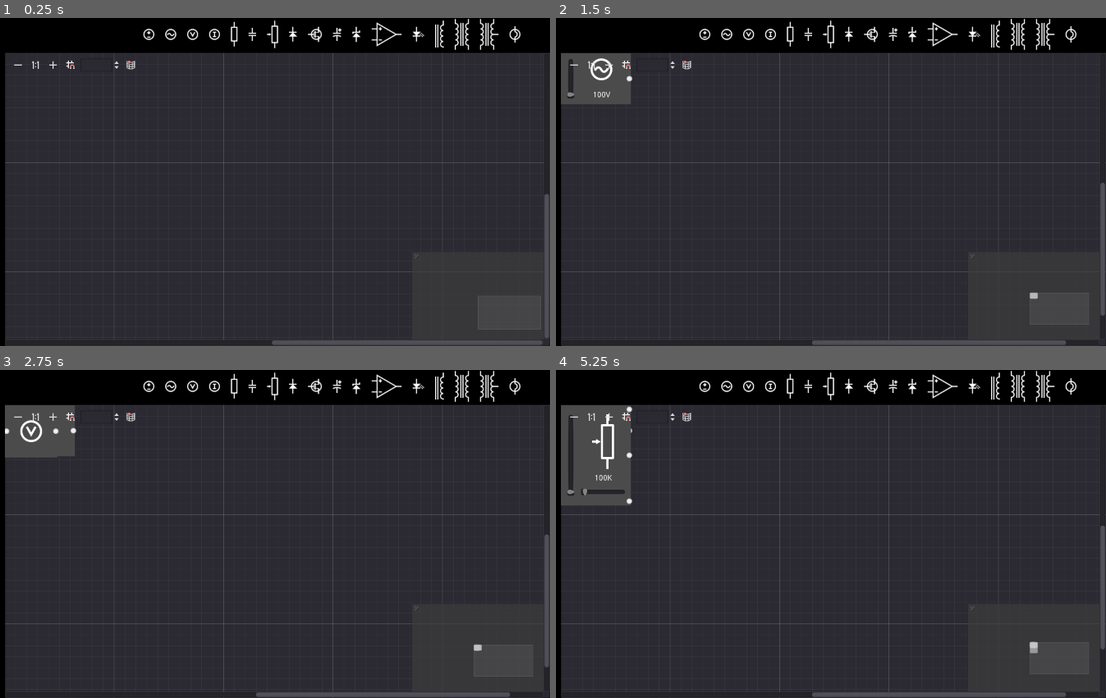
Above: before the commit, frames 1-4 (two rows, left to right).
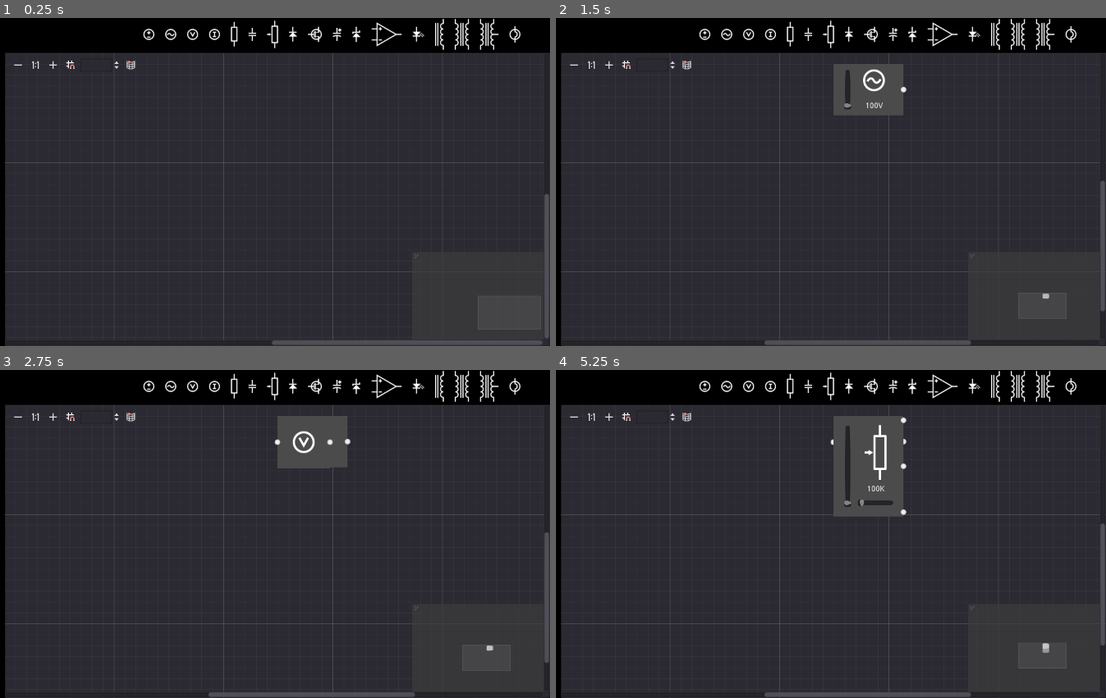
Above: after the commit, the same moments.

Repository: andrew-wilkes/electronics
Game: Godot game, scene res://Main.tscn
The game is run twice, just before and just after one commit, with the same random seed, the same clock (stepped at 60 frames per second) and the same inputs.
Inputs (mouse positions are in pixels of both pictures, inside the frame that each line leads up to):
- Up to frame 1 (0.25 s): no input
- Up to frame 2 (1.5 s): click (704, 34) at 0.52 s; click (726, 34) at 1.27 s
- Up to frame 3 (2.75 s): click (192, 386) at 2.02 s
- Up to frame 4 (5.25 s): click (770, 386) at 2.77 s; click (792, 386) at 3.52 s; click (809, 386) at 4.27 s; click (831, 386) at 5.02 s

The runs differ from the first frame. In frame 1, less than 0.1% of the frame differs, in the area x 79-81%, y 0-10%; in frame 2, 4.2%; in frame 3, 4.5%; in frame 4, 7.6%, in the area x 0-100%, y 0-100%.

Commit message:
Add content margin to theme stylebox

Diff:
--- a/src/Main.gd
+++ b/src/Main.gd
@@ -15,4 +15,7 @@
 
 
 func part_pressed(pname):
-	$Main/Grid.add_child(Parts.get_part(pname))
+	var part = Parts.get_part(pname)
+	part.offset = Vector2($Main/Grid.rect_size.x / 2, 20)
+	part.set("custom_constants/port_offset", 0)
+	$Main/Grid.add_child(part)
--- a/src/Parts.tscn
+++ b/src/Parts.tscn
@@ -46,7 +46,8 @@
 }
 
 [node name="M" type="MarginContainer" parent="AC"]
-margin_right = 128.0
+margin_left = 8.0
+margin_right = 120.0
 margin_bottom = 94.0
 mouse_filter = 1
 custom_constants/margin_right = 10
@@ -57,7 +58,7 @@
 [node name="HBox" type="HBoxContainer" parent="AC/M"]
 margin_left = 10.0
 margin_top = 10.0
-margin_right = 118.0
+margin_right = 102.0
 margin_bottom = 84.0
 size_flags_vertical = 3
 custom_constants/separation = 5
@@ -68,25 +69,25 @@
 
 [node name="VBox" type="VBoxContainer" parent="AC/M/HBox"]
 margin_left = 21.0
-margin_right = 108.0
+margin_right = 92.0
 margin_bottom = 74.0
 size_flags_horizontal = 3
 custom_constants/separation = 20
 
 [node name="C" type="CenterContainer" parent="AC/M/HBox/VBox"]
-margin_right = 87.0
+margin_right = 71.0
 margin_bottom = 40.0
 mouse_filter = 1
 
 [node name="Texture" type="TextureRect" parent="AC/M/HBox/VBox/C"]
-margin_left = 23.0
-margin_right = 63.0
+margin_left = 15.0
+margin_right = 55.0
 margin_bottom = 40.0
 texture = ExtResource( 3 )
 
 [node name="Label" type="Label" parent="AC/M/HBox/VBox"]
 margin_top = 60.0
-margin_right = 87.0
+margin_right = 71.0
 margin_bottom = 74.0
 mouse_filter = 1
 text = "100V"
@@ -109,7 +110,8 @@
 }
 
 [node name="M" type="MarginContainer" parent="DC"]
-margin_right = 128.0
+margin_left = 8.0
+margin_right = 120.0
 margin_bottom = 94.0
 mouse_filter = 1
 custom_constants/margin_right = 10
@@ -120,7 +122,7 @@
 [node name="HBox" type="HBoxContainer" parent="DC/M"]
 margin_left = 10.0
 margin_top = 10.0
-margin_right = 118.0
+margin_right = 102.0
 margin_bottom = 84.0
 size_flags_vertical = 3
 custom_constants/separation = 5
@@ -131,25 +133,25 @@
 
 [node name="VBox" type="VBoxContainer" parent="DC/M/HBox"]
 margin_left = 21.0
-margin_right = 108.0
+margin_right = 92.0
 margin_bottom = 74.0
 size_flags_horizontal = 3
 custom_constants/separation = 20
 
 [node name="C" type="CenterContainer" parent="DC/M/HBox/VBox"]
-margin_right = 87.0
+margin_right = 71.0
 margin_bottom = 40.0
 mouse_filter = 1
 
 [node name="Texture" type="TextureRect" parent="DC/M/HBox/VBox/C"]
-margin_left = 23.0
-margin_right = 63.0
+margin_left = 15.0
+margin_right = 55.0
 margin_bottom = 40.0
 texture = ExtResource( 4 )
 
 [node name="Label" type="Label" parent="DC/M/HBox/VBox"]
 margin_top = 60.0
-margin_right = 87.0
+margin_right = 71.0
 margin_bottom = 74.0
 mouse_filter = 1
 text = "12V"
@@ -184,14 +186,16 @@
 }
 
 [node name="sp1" type="Control" parent="POT"]
-margin_right = 128.0
+margin_left = 8.0
+margin_right = 120.0
 margin_bottom = 16.0
 rect_min_size = Vector2( 0, 16 )
 mouse_filter = 1
 
 [node name="M" type="MarginContainer" parent="POT"]
+margin_left = 8.0
 margin_top = 17.0
-margin_right = 128.0
+margin_right = 120.0
 margin_bottom = 167.0
 mouse_filter = 1
 custom_constants/margin_right = 10
@@ -199,7 +203,7 @@
 
 [node name="HBox" type="HBoxContainer" parent="POT/M"]
 margin_left = 10.0
-margin_right = 118.0
+margin_right = 102.0
 margin_bottom = 150.0
 size_flags_vertical = 3
 custom_constants/separation = 10
@@ -210,25 +214,25 @@
 
 [node name="VBox" type="VBoxContainer" parent="POT/M/HBox"]
 margin_left = 26.0
-margin_right = 108.0
+margin_right = 92.0
 margin_bottom = 150.0
 size_flags_horizontal = 3
 custom_constants/separation = 10
 
 [node name="C" type="CenterContainer" parent="POT/M/HBox/VBox"]
-margin_right = 82.0
+margin_right = 66.0
 margin_bottom = 100.0
 mouse_filter = 1
 
 [node name="Texture" type="TextureRect" parent="POT/M/HBox/VBox/C"]
-margin_left = 21.0
-margin_right = 61.0
+margin_left = 13.0
+margin_right = 53.0
 margin_bottom = 100.0
 texture = ExtResource( 14 )
 
 [node name="Label" type="Label" parent="POT/M/HBox/VBox"]
 margin_top = 110.0
-margin_right = 82.0
+margin_right = 66.0
 margin_bottom = 124.0
 mouse_filter = 1
 text = "100K"
@@ -236,12 +240,13 @@
 
 [node name="HSlider" type="HSlider" parent="POT/M/HBox/VBox"]
 margin_top = 134.0
-margin_right = 82.0
+margin_right = 66.0
 margin_bottom = 150.0
 
 [node name="sp2" type="Control" parent="POT"]
+margin_left = 8.0
 margin_top = 168.0
-margin_right = 128.0
+margin_right = 120.0
 margin_bottom = 184.0
 rect_min_size = Vector2( 0, 16 )
 mouse_filter = 1
@@ -263,16 +268,17 @@
 }
 
 [node name="C" type="CenterContainer" parent="AMPS"]
-margin_right = 96.0
+margin_left = 8.0
+margin_right = 88.0
 margin_bottom = 96.0
 mouse_filter = 1
 size_flags_horizontal = 3
 size_flags_vertical = 3
 
 [node name="Tex" type="TextureRect" parent="AMPS/C"]
-margin_left = 28.0
+margin_left = 20.0
 margin_top = 28.0
-margin_right = 68.0
+margin_right = 60.0
 margin_bottom = 68.0
 texture = ExtResource( 10 )
 
@@ -293,16 +299,17 @@
 }
 
 [node name="C" type="CenterContainer" parent="VOLTS"]
-margin_right = 96.0
+margin_left = 8.0
+margin_right = 88.0
 margin_bottom = 96.0
 mouse_filter = 1
 size_flags_horizontal = 3
 size_flags_vertical = 3
 
 [node name="Tex" type="TextureRect" parent="VOLTS/C"]
-margin_left = 28.0
+margin_left = 20.0
 margin_top = 28.0
-margin_right = 68.0
+margin_right = 60.0
 margin_bottom = 68.0
 texture = ExtResource( 11 )
 
@@ -323,16 +330,17 @@
 }
 
 [node name="C" type="CenterContainer" parent="L"]
-margin_right = 96.0
+margin_left = 8.0
+margin_right = 88.0
 margin_bottom = 128.0
 mouse_filter = 1
 size_flags_horizontal = 3
 size_flags_vertical = 3
 
 [node name="Tex" type="TextureRect" parent="L/C"]
-margin_left = 32.0
+margin_left = 24.0
 margin_top = 8.0
-margin_right = 64.0
+margin_right = 56.0
 margin_bottom = 120.0
 texture = ExtResource( 7 )
 
@@ -353,16 +361,17 @@
 }
 
 [node name="C" type="CenterContainer" parent="Lamp"]
-margin_right = 96.0
+margin_left = 8.0
+margin_right = 88.0
 margin_bottom = 96.0
 mouse_filter = 1
 size_flags_horizontal = 3
 size_flags_vertical = 3
 
 [node name="Tex" type="TextureRect" parent="Lamp/C"]
-margin_left = 28.0
+margin_left = 20.0
 margin_top = 18.0
-margin_right = 68.0
+margin_right = 60.0
 margin_bottom = 78.0
 texture = ExtResource( 9 )
 
@@ -383,16 +392,17 @@
 }
 
 [node name="C" type="CenterContainer" parent="Diode"]
-margin_right = 96.0
+margin_left = 8.0
+margin_right = 88.0
 margin_bottom = 96.0
 mouse_filter = 1
 size_flags_horizontal = 3
 size_flags_vertical = 3
 
 [node name="Tex" type="TextureRect" parent="Diode/C"]
-margin_left = 33.0
+margin_left = 25.0
 margin_top = 21.0
-margin_right = 63.0
+margin_right = 55.0
 margin_bottom = 75.0
 texture = ExtResource( 5 )
 
@@ -413,16 +423,17 @@
 }
 
 [node name="C" type="CenterContainer" parent="LED"]
-margin_right = 96.0
+margin_left = 8.0
+margin_right = 88.0
 margin_bottom = 96.0
 mouse_filter = 1
 size_flags_horizontal = 3
 size_flags_vertical = 3
 
 [node name="Tex" type="TextureRect" parent="LED/C"]
-margin_left = 27.0
+margin_left = 19.0
 margin_top = 21.0
-margin_right = 69.0
+margin_right = 61.0
 margin_bottom = 75.0
 texture = ExtResource( 16 )
 
@@ -455,29 +466,32 @@
 }
 
 [node name="sp1" type="Control" parent="FET"]
-margin_right = 96.0
+margin_left = 8.0
+margin_right = 88.0
 margin_bottom = 16.0
 rect_min_size = Vector2( 0, 16 )
 mouse_filter = 1
 
 [node name="C" type="CenterContainer" parent="FET"]
+margin_left = 8.0
 margin_top = 17.0
-margin_right = 96.0
+margin_right = 88.0
 margin_bottom = 79.0
 mouse_filter = 1
 size_flags_horizontal = 3
 size_flags_vertical = 3
 
 [node name="Tex" type="TextureRect" parent="FET/C"]
-margin_left = 23.0
+margin_left = 15.0
 margin_top = 3.0
-margin_right = 73.0
+margin_right = 65.0
 margin_bottom = 59.0
 texture = ExtResource( 15 )
 
 [node name="sp2" type="Control" parent="FET"]
+margin_left = 8.0
 margin_top = 80.0
-margin_right = 96.0
+margin_right = 88.0
 margin_bottom = 96.0
 rect_min_size = Vector2( 0, 16 )
 mouse_filter = 1
@@ -511,28 +525,31 @@
 }
 
 [node name="sp1" type="Control" parent="OP"]
-margin_right = 136.0
+margin_left = 8.0
+margin_right = 128.0
 margin_bottom = 16.0
 rect_min_size = Vector2( 0, 16 )
 mouse_filter = 1
 
 [node name="C" type="CenterContainer" parent="OP"]
+margin_left = 8.0
 margin_top = 17.0
-margin_right = 136.0
+margin_right = 128.0
 margin_bottom = 104.0
 mouse_filter = 1
 size_flags_horizontal = 3
 size_flags_vertical = 3
 
 [node name="Tex" type="TextureRect" parent="OP/C"]
-margin_left = 13.0
-margin_right = 123.0
+margin_left = 5.0
+margin_right = 115.0
 margin_bottom = 87.0
 texture = ExtResource( 18 )
 
 [node name="sp2" type="Control" parent="OP"]
+margin_left = 8.0
 margin_top = 105.0
-margin_right = 136.0
+margin_right = 128.0
 margin_bottom = 121.0
 rect_min_size = Vector2( 0, 16 )
 mouse_filter = 1
@@ -566,28 +583,31 @@
 }
 
 [node name="sp1" type="Control" parent="T1"]
-margin_right = 72.0
+margin_left = 8.0
+margin_right = 64.0
 margin_bottom = 16.0
 rect_min_size = Vector2( 0, 16 )
 mouse_filter = 1
 
 [node name="C" type="CenterContainer" parent="T1"]
+margin_left = 8.0
 margin_top = 17.0
-margin_right = 72.0
+margin_right = 64.0
 margin_bottom = 129.0
 mouse_filter = 1
 size_flags_horizontal = 3
 size_flags_vertical = 3
 
 [node name="Tex" type="TextureRect" parent="T1/C"]
-margin_left = 10.0
-margin_right = 62.0
+margin_left = 2.0
+margin_right = 54.0
 margin_bottom = 112.0
 texture = ExtResource( 19 )
 
 [node name="sp2" type="Control" parent="T1"]
+margin_left = 8.0
 margin_top = 130.0
-margin_right = 72.0
+margin_right = 64.0
 margin_bottom = 146.0
 rect_min_size = Vector2( 0, 16 )
 mouse_filter = 1
@@ -621,28 +641,31 @@
 }
 
 [node name="sp1" type="Control" parent="T2"]
-margin_right = 96.0
+margin_left = 8.0
+margin_right = 88.0
 margin_bottom = 16.0
 rect_min_size = Vector2( 0, 16 )
 mouse_filter = 1
 
 [node name="C" type="CenterContainer" parent="T2"]
+margin_left = 8.0
 margin_top = 17.0
-margin_right = 96.0
+margin_right = 88.0
 margin_bottom = 129.0
 mouse_filter = 1
 size_flags_horizontal = 3
 size_flags_vertical = 3
 
 [node name="Tex" type="TextureRect" parent="T2/C"]
-margin_left = 14.0
-margin_right = 82.0
+margin_left = 6.0
+margin_right = 74.0
 margin_bottom = 112.0
 texture = ExtResource( 17 )
 
 [node name="sp2" type="Control" parent="T2"]
+margin_left = 8.0
 margin_top = 130.0
-margin_right = 96.0
+margin_right = 88.0
 margin_bottom = 146.0
 rect_min_size = Vector2( 0, 16 )
 mouse_filter = 1
@@ -664,16 +687,17 @@
 }
 
 [node name="C" type="CenterContainer" parent="ECap"]
-margin_right = 96.0
+margin_left = 8.0
+margin_right = 88.0
 margin_bottom = 96.0
 mouse_filter = 1
 size_flags_horizontal = 3
 size_flags_vertical = 3
 
 [node name="Tex" type="TextureRect" parent="ECap/C"]
-margin_left = 32.0
+margin_left = 24.0
 margin_top = 24.0
-margin_right = 63.0
+margin_right = 55.0
 margin_bottom = 72.0
 texture = ExtResource( 13 )
 
@@ -694,16 +718,17 @@
 }
 
 [node name="C" type="CenterContainer" parent="C"]
-margin_right = 96.0
+margin_left = 8.0
+margin_right = 88.0
 margin_bottom = 96.0
 mouse_filter = 1
 size_flags_horizontal = 3
 size_flags_vertical = 3
 
 [node name="Tex" type="TextureRect" parent="C/C"]
-margin_left = 34.0
+margin_left = 26.0
 margin_top = 24.0
-margin_right = 62.0
+margin_right = 54.0
 margin_bottom = 72.0
 texture = ExtResource( 12 )
 
@@ -724,16 +749,17 @@
 }
 
 [node name="C" type="CenterContainer" parent="R"]
-margin_right = 96.0
+margin_left = 8.0
+margin_right = 88.0
 margin_bottom = 96.0
 mouse_filter = 1
 size_flags_horizontal = 3
 size_flags_vertical = 3
 
 [node name="Tex" type="TextureRect" parent="R/C"]
-margin_left = 36.0
+margin_left = 28.0
 margin_top = 3.0
-margin_right = 60.0
+margin_right = 52.0
 margin_bottom = 93.0
 texture = ExtResource( 6 )
 
@@ -754,15 +780,16 @@
 }
 
 [node name="C" type="CenterContainer" parent="Zener"]
-margin_right = 96.0
+margin_left = 8.0
+margin_right = 88.0
 margin_bottom = 96.0
 mouse_filter = 1
 size_flags_horizontal = 3
 size_flags_vertical = 3
 
 [node name="Tex" type="TextureRect" parent="Zener/C"]
-margin_left = 33.0
+margin_left = 25.0
 margin_top = 20.0
-margin_right = 63.0
+margin_right = 55.0
 margin_bottom = 76.0
 texture = ExtResource( 8 )
--- a/src/assets/the_theme.tres
+++ b/src/assets/the_theme.tres
@@ -1,6 +1,8 @@
 [gd_resource type="Theme" load_steps=3 format=2]
 
 [sub_resource type="StyleBoxFlat" id=1]
+content_margin_left = 8.0
+content_margin_right = 8.0
 bg_color = Color( 0.298039, 0.298039, 0.298039, 1 )
 
 [sub_resource type="StyleBoxFlat" id=4]
Binary file changed: src/assets/parts/small/part-0.png
Binary file changed: src/assets/parts/small/part-1.png
Binary file changed: src/assets/parts/small/part-10.png
Binary file changed: src/assets/parts/small/part-11.png
Binary file changed: src/assets/parts/small/part-12.png
Binary file changed: src/assets/parts/small/part-13.png
Binary file changed: src/assets/parts/small/part-14.png
Binary file changed: src/assets/parts/small/part-15.png
Binary file changed: src/assets/parts/small/part-16.png
Binary file changed: src/assets/parts/small/part-2.png
Binary file changed: src/assets/parts/small/part-3.png
Binary file changed: src/assets/parts/small/part-4.png
(and 5 more such lines)
